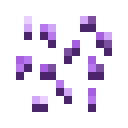
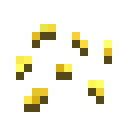
The second 128 x 128 image is a revision of the first. Changes to its layers:
showed "Oxeye Daisy Seeds", painted on it over [16, 24, 112, 104]
hid "Allium Seeds" over [16, 16, 112, 104]
